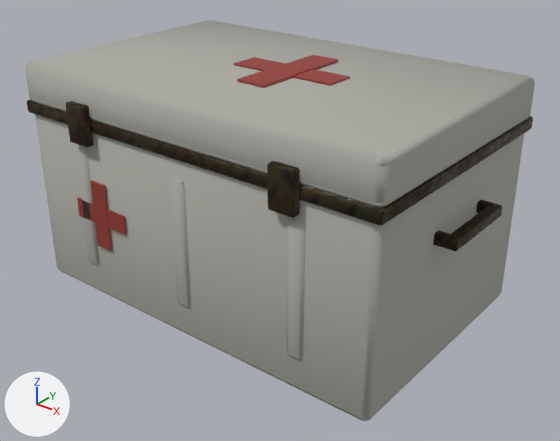
Before and after pictures for a commit that changed the glTF model game/art3d/own/loot_crate_medical.glb.
Camera for both pictures: a 50 mm camera at (1.053, -1.289, 0.977) aimed at (0.041, -0.024, 0.193). Arrows for +X, +Y and +Z are at lower left; the lights stay in place. The older version comes first. Vertices at exactly the same position are counted once.
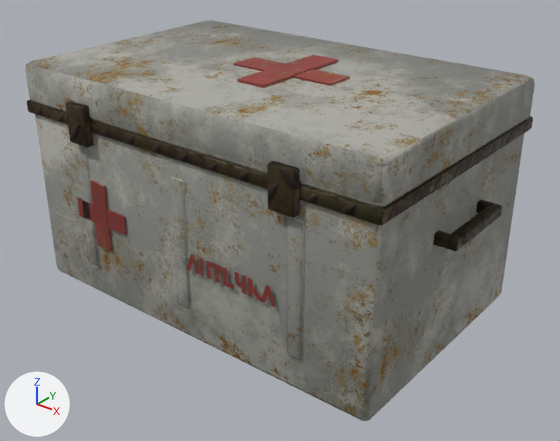
Boxes (x1, y1, x2, y2) around the edits, measured in the pictures (560 x 441 px):
'box', surface changed: (35, 114, 524, 421) in both
'box.001', surface changed: (25, 20, 535, 207) in both
'box.005', surface changed (darker): (287, 217, 305, 360) in both
'box.004', surface changed: (170, 177, 191, 308) in both
'box.003', surface changed: (75, 144, 100, 265) in both
'box.009', surface changed: (90, 181, 112, 251) in both
'stencil', added (red): after (187, 254, 276, 307)
'box.008', surface changed: (77, 197, 127, 235) in both

What changed in the scene script:
```text
Add img_worn_red_0_55_v1:
    img_worn_red_0_55_v1 = load_image('worn_red_0.55_v1', '_unpacked/worn_red_0.55_v1', 1024, 1024, 'sRGB')
Add img_worn_white_0_90_v1:
    img_worn_white_0_90_v1 = load_image('worn_white_0.90_v1', '_unpacked/worn_white_0.90_v1', 1024, 1024, 'sRGB')
Change mat_white:
    where n0 = _N.new('ShaderNodeBsdfPrincipled'); n0.name = 'Principled BSDF'
    remove n0.inputs[0].default_value = (0.4, 0.4, 0.36, 1.0)  # 'Base Color', grey #aaaaa2
    add n2 = _N.new('ShaderNodeTexImage'); n2.name = 'Image Texture'
    add n2.image = img_worn_white_0_90_v1
    add n3 = _N.new('ShaderNodeNormalMap'); n3.name = 'Normal Map'
    add n3.uv_map = 'UVMap'
    add n3.inputs[0].default_value = 0.5  # 'Strength'
    add n4 = _N.new('ShaderNodeTexImage'); n4.name = 'Image Texture.001'
    add n4.image = img_nor
    add _L.new(n2.outputs[0], n0.inputs[0])  # 'Color' to 'Base Color'
    add _L.new(n3.outputs[0], n0.inputs[5])  # 'Normal' to 'Normal'
    add _L.new(n4.outputs[0], n3.inputs[1])  # 'Color' to 'Color'
Change mat_red:
    where n0 = _N.new('ShaderNodeBsdfPrincipled'); n0.name = 'Principled BSDF'
    remove n0.inputs[0].default_value = (0.3, 0.04, 0.03, 1.0)  # 'Base Color', red #953830
    add n2 = _N.new('ShaderNodeTexImage'); n2.name = 'Image Texture'
    add n2.image = img_worn_red_0_55_v1
    add n3 = _N.new('ShaderNodeNormalMap'); n3.name = 'Normal Map'
    add n3.uv_map = 'UVMap'
    add n3.inputs[0].default_value = 0.5  # 'Strength'
    add n4 = _N.new('ShaderNodeTexImage'); n4.name = 'Image Texture.001'
    add n4.image = img_nor
    add _L.new(n2.outputs[0], n0.inputs[0])  # 'Color' to 'Base Color'
    add _L.new(n3.outputs[0], n0.inputs[5])  # 'Normal' to 'Normal'
    add _L.new(n4.outputs[0], n3.inputs[1])  # 'Color' to 'Color'
Change me_box_001:
    where me_box_001.from_pydata(...)  # 56 vertices, 108 faces; spans x -0.476..0.476, y -0.306..0.306, z 0.0..0.1
    used by ob_box_001; location = (0.0, 0.0, 0.44)
    me_box_001 part 1: texture (UV) coordinates of 108 of 108 faces, centred in x -0.476..0.476, y -0.306..0.306, z 0.0..0.1, changed; they spanned u -0.47..0.47, v -0.3..0.53 and now span u -0.39..0.39, v -0.25..0.45
Change me_box_008:
    where me_box_008.from_pydata(...)  # 8 vertices, 12 faces; spans x -0.08..0.08, y -0.002..0.002, z 0.0..0.045
    used by ob_box_008; location = (-0.25, -0.304, 0.2)
    me_box_008 part 2: texture (UV) coordinates of 12 of 12 faces, centred in x -0.08..0.08, y -0.002..0.002, z 0.0..0.045, changed; they spanned u -0.33..-0.17, v -0.31..0.25 and now span u -0.27..-0.14, v -0.25..0.2
Change me_box_009:
    where me_box_009.from_pydata(...)  # 8 vertices, 12 faces; spans x -0.023..0.023, y -0.003..0.003, z 0.0..0.16
    used by ob_box_009; location = (-0.25, -0.304, 0.142)
    me_box_009 part 3: texture (UV) coordinates of 12 of 12 faces, centred in x -0.023..0.023, y -0.003..0.003, z 0.0..0.16, changed; they spanned u -0.31..-0.23, v -0.31..0.3 and now span u -0.26..-0.19, v -0.26..0.25
Add me_stencil:
    me_stencil.from_pydata(...)  # 132 vertices, 136 faces; spans x 0.021..0.259, y -0.308, z 0.182..0.224
    me_stencil.materials.append(mat_red)
Add ob_stencil:
    ob_stencil = bpy.data.objects.new('stencil', me_stencil)
    ob_stencil.location = (0.0, 0.0, 0.0)
```
